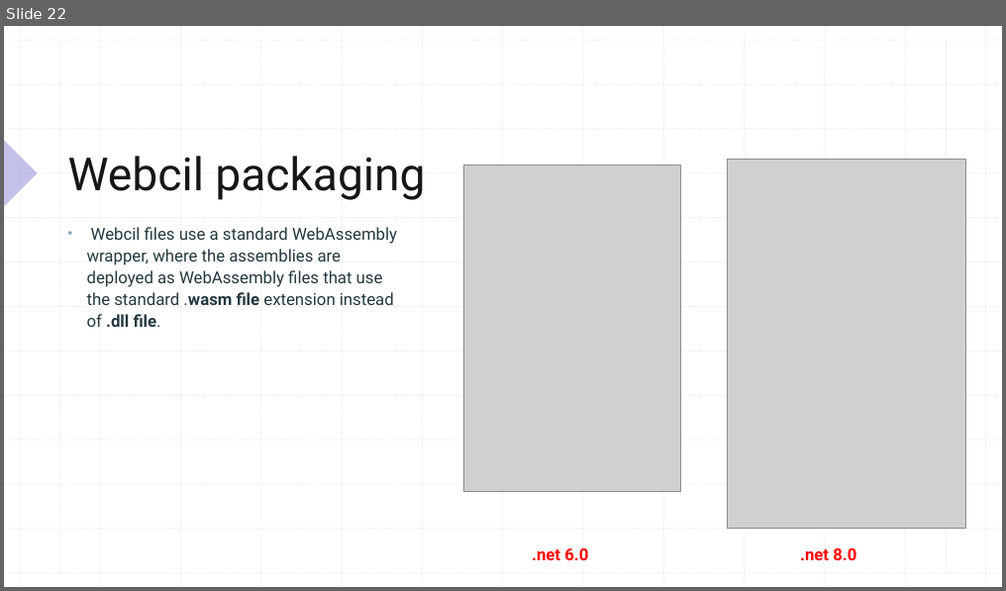
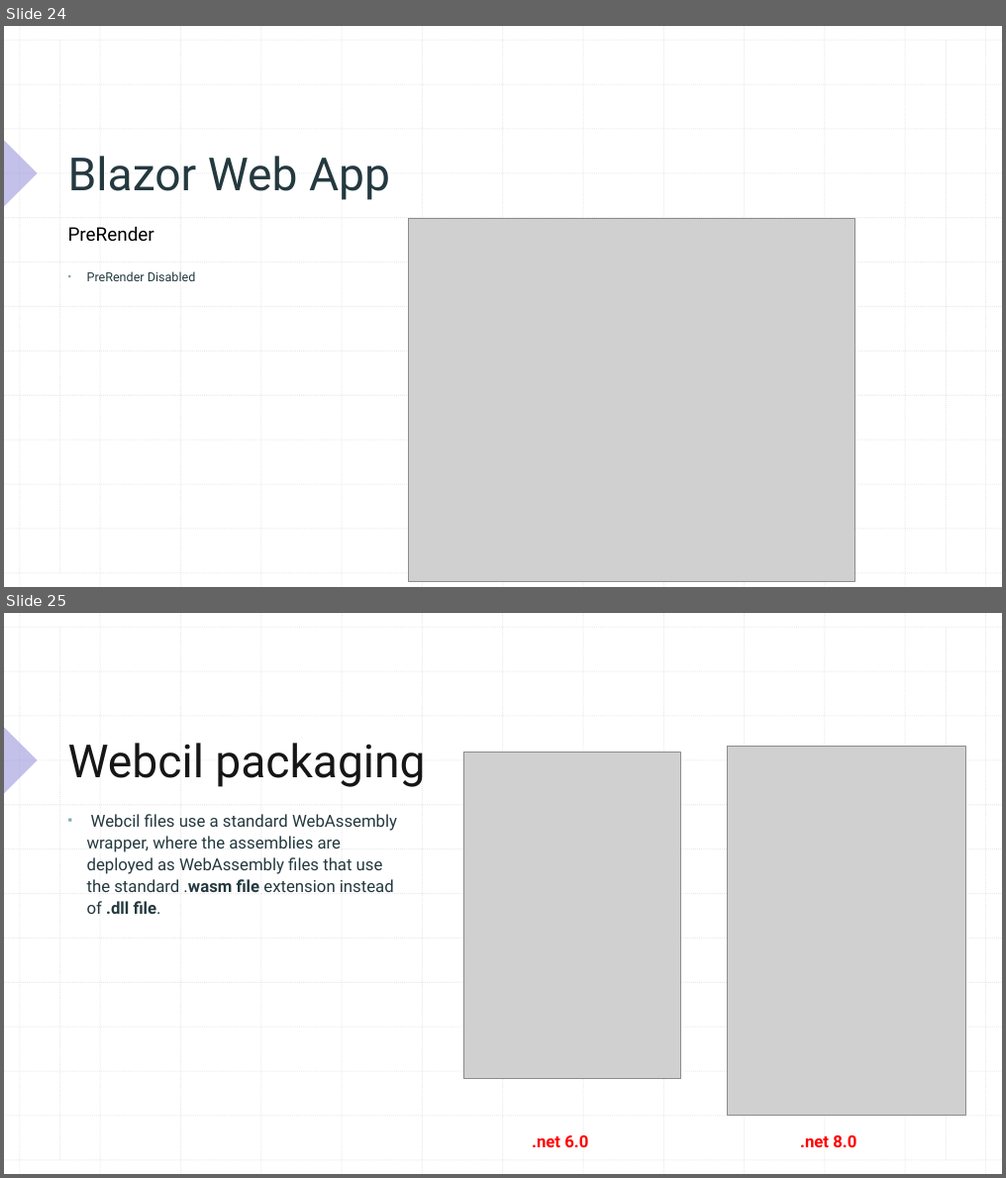
Before and after one commit to xccu/NetCore-Demo, a slide deck: Blazor in .net 8.pptx. Shown one above the other, each under a label of ours: slide 22 before the commit, slides 24 and 25 after it. The pictures are 1006x591 and 1006x1178 pixels, drawn with LibreOffice and Linux fonts; fonts in the diff are those of the drawing; grey boxes stand for pictures. Boxes give left, top, right and bottom in pixels: in the first picture for what was removed or moved away, otherwise in the second. Text is boxed around its words. In the diff, an @@ line names an element or a change of style, - is before the commit and + after.

```diff
--- a/Blazor in .net 8.pptx
+++ b/Blazor in .net 8.pptx
@@ slide 24 added at bbox=[4, 26, 1002, 587], background #FFFFFF; not listed: 29 template elements that a slide beside it also shows @@
@@ title added at bbox=[68, 156, 390, 200], 44 pt, text #24393F @@
+Blazor Web App
@@ text added at bbox=[68, 226, 154, 242], 18 pt, text #000000 @@
+PreRender
@@ picture added at bbox=[408, 218, 855, 582] @@
@@ text added at bbox=[87, 272, 196, 281], 12 pt, text #24393F @@
+▪ PreRender Disabled
@@ what was slide 22 is now slide 25 @@
```
Also in this commit, not shown: 3 slides changed, 2 other slides added, 2 other files.
